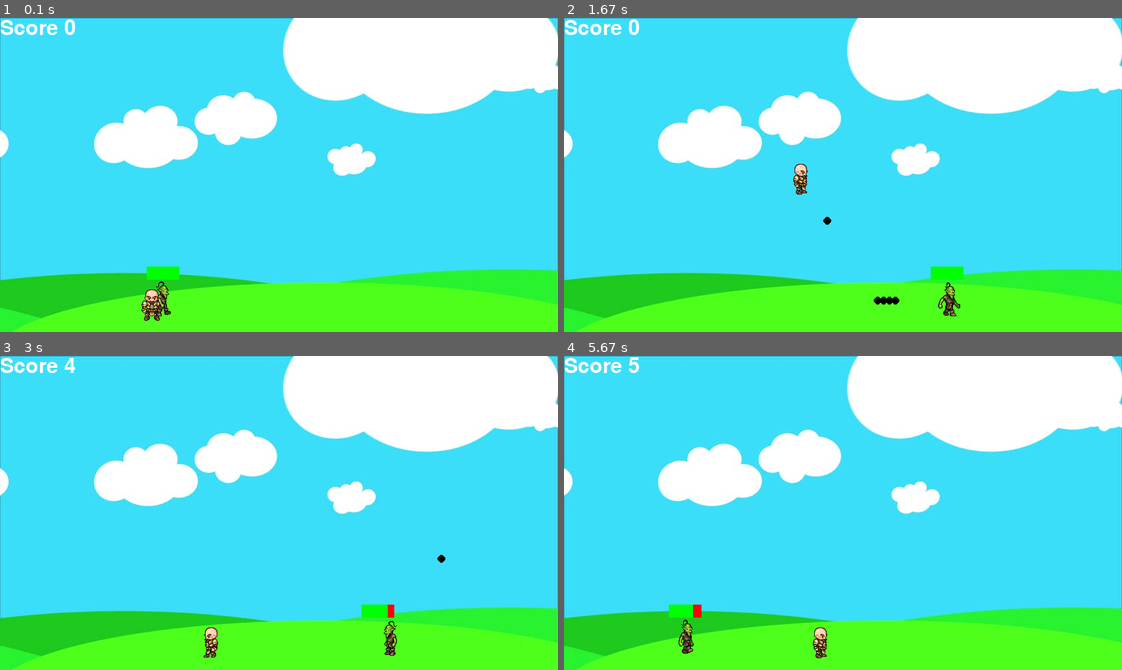
Above: before the commit, frames 1-4 (two rows, left to right).
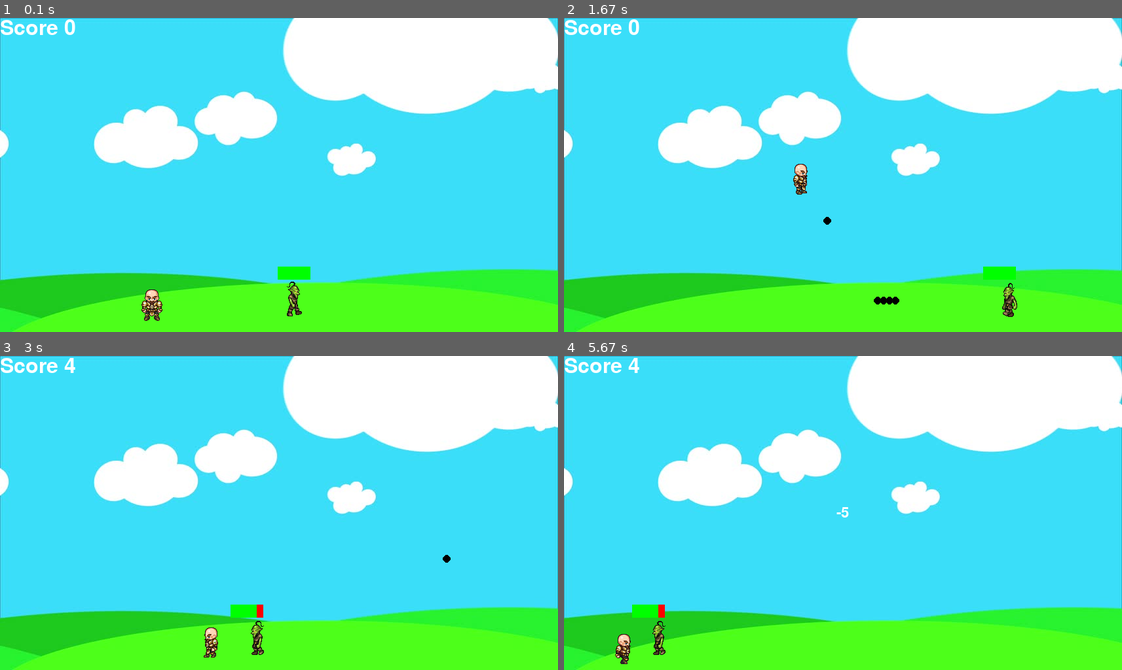
Above: after the commit, the same moments.

Repository: kresnamuharram/PYGAME-Duel
Game: pygame game, started from Develop-vs.1.py
Same seed, same stepped clock (60 frames per second), same inputs: the game is played once before the commit and once after it.
Inputs:
- Up to frame 1 (0.1 s): no input
- Up to frame 2 (1.67 s): hold Space 0.33-0.8 s; hold Right 0.33-0.8 s; hold Right 0.83-1.3 s; hold Up 1.33-1.63 s; tap Space at 1.4 s
- Up to frame 3 (3 s): hold Right 1.67-2.13 s; tap Space at 1.73, 2.03, 2.23, 2.53, 2.8 s; hold Left 2.17-2.7 s; hold Left from 2.73 s (still down)
- Up to frame 4 (5.67 s): tap Space at 3.1, 3.63, 3.93, 4.3, 4.8, 5.1 s; release Left at 3.13 s; hold Right 3.57-4.2 s; hold Left 4.23-4.7 s; hold Right 4.73-5.2 s

The runs differ from the first frame. In frame 1, 0.8% of the frame differs, in the area x 26-56%, y 79-95%; in frame 2, 0.9%; in frame 3, 0.9%; in frame 4, 1.3%, in the area x 9-52%, y 0-99%.

Commit message:
Add backsound music and hit music, also collision

Diff:
--- a/Develop-vs.1.py
+++ b/Develop-vs.1.py
@@ -1,4 +1,5 @@
 import pygame,sys
+pygame.init()
 pygame.font.init()
 pygame.font.get_fonts()
 
@@ -19,6 +20,12 @@
 char = pygame.image.load('standing.png')
 bg = pygame.image.load('bg.jpg')
 ball = pygame.image.load('ball.png')
+
+#sound
+bulletsound = pygame.mixer.Sound("bullet.wav")
+hitsound = pygame.mixer.Sound("hit.wav")
+music = pygame.mixer.music.load('music.mp3')
+pygame.mixer.music.play(-1)
 
 
 class Player:
@@ -57,6 +64,22 @@
                 screen.blit(char,(self.x, self.y))
         self.hitbox = [self.x+10, self.y+10, 45, 55]
 
+    def hit(self, screen):
+        self.x = 60
+        self.y = 410
+        self.walkCount = 0
+        pygame.font.get_fonts()
+        font_score =pygame.font.SysFont('freesansbold.tff', 32)
+        text_font = font_score.render("-5",1,(255,255,255))
+        screen.blit(text_font,(screen_width/2-(text_font.get_width()/2),screen_height/2 -(text_font.get_height()/2)))
+        pygame.display.update()
+        i = 0
+        while i<100:
+            pygame.time.delay(10)
+            i += 1
+            for event in pygame.event.get():
+                if event.type == pygame.QUIT:
+                    i = 301
 class Projectile:
 
     def __init__ (self, x, y, color, radius, facing):
@@ -146,7 +169,7 @@
 score = 0
 font_game = pygame.font.Font(pygame.font.get_default_font(),32)
 game = Player(200, 400, 64, 64)
-goblin = Enemy(200,400,64,64,64,700,8)
+goblin = Enemy(400,400,64,64,64,700,8)
 loading_bullet = 0
 bullets = []
 
@@ -154,6 +177,9 @@
 clock = pygame.time.Clock()
 
 while True:
+    if -1 * game.hitbox[3] < game.hitbox[1]-goblin.hitbox[1] <= game.hitbox[3] and -1 * game.hitbox[2] < game.hitbox[0]-goblin.hitbox[0] <= game.hitbox[2]:
+        game.hit(screen)
+
 
     if loading_bullet < 3:
         loading_bullet += 1
@@ -168,14 +194,16 @@
     goblin.move_game()
 
     for bullet in bullets:
-        if bullet.y-bullet.radius <= goblin.hitbox[1]+goblin.hitbox[3] and bullet.y >= goblin.hitbox[1]:
-            if bullet.x + bullet.radius > goblin.hitbox[0] and bullet.x - bullet.radius < goblin.hitbox[0] + goblin.hitbox[2]:
-                goblin.hit()
-                bullets.remove(bullet)
-                score += 1
-                goblin.health_bar = score * 5 * 0.5
-                if goblin.health_bar > 50:
-                    goblin.visible = False
+        if goblin.visible:
+            if bullet.y-bullet.radius <= goblin.hitbox[1]+goblin.hitbox[3] and bullet.y >= goblin.hitbox[1]:
+                if bullet.x + bullet.radius > goblin.hitbox[0] and bullet.x - bullet.radius < goblin.hitbox[0] + goblin.hitbox[2]:
+                    goblin.hit()
+                    hitsound.play()
+                    bullets.remove(bullet)
+                    score += 1
+                    goblin.health_bar = score * 5 * 0.5
+                    if goblin.health_bar > 50:
+                        goblin.visible = False
 
         if bullet.x < screen_width and bullet.x >0:
             bullet.x += bullet.vel
@@ -185,6 +213,7 @@
 
     if keys[pygame.K_SPACE] and loading_bullet == 0:
         loading_bullet = 1
+        bulletsound.play()
         if game.left:
             facing = -1
         else:
Not shown, added: bullet.wav
Not shown, added: hit.wav
